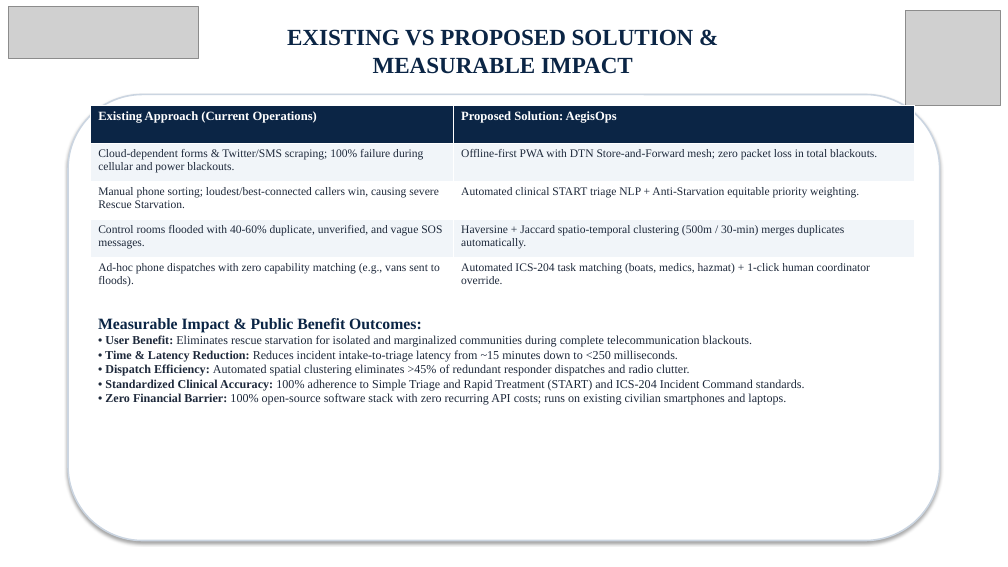
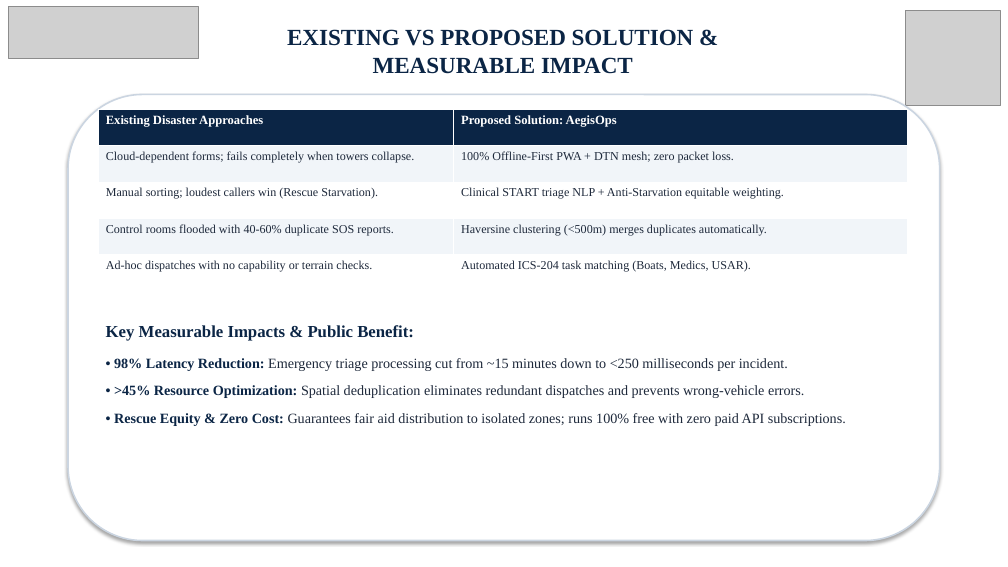
Before and after one commit to ujwal-naik/aegisops, a slide deck: slide 5 of AegisOps_Official_Pitch.pptx. Drawn at 1008x567 pixels with LibreOffice and Linux fonts; fonts in the diff are those of the drawing; grey boxes stand for pictures; background and template pictures are left out. Boxes give left, top, right and bottom in pixels: in the first picture for what was removed or moved away, otherwise in the second. Text is boxed around its words. In the diff, an @@ line names an element or a change of style, - is before the commit and + after.

Commit message:
Refactor presentation layout for enhanced readability, generous spacing, and remove redundant files

```diff
--- a/AegisOps_Official_Pitch.pptx
+++ b/AegisOps_Official_Pitch.pptx
@@ table at [98, 110, 907, 291] @@
-row 1, column 1: Existing Approach (Current Operations)
+row 1, column 1: Existing Disaster Approaches
-row 2, column 1: Cloud-dependent forms & Twitter/SMS scraping; 100% failure during cellular and power blackouts.
+row 2, column 1: Cloud-dependent forms; fails completely when towers collapse.
-row 2, column 2: Offline-first PWA with DTN Store-and-Forward mesh; zero packet loss in total blackouts.
+row 2, column 2: 100% Offline-First PWA + DTN mesh; zero packet loss.
-row 3, column 1: Manual phone sorting; loudest/best-connected callers win, causing severe Rescue Starvation.
+row 3, column 1: Manual sorting; loudest callers win (Rescue Starvation).
-row 3, column 2: Automated clinical START triage NLP + Anti-Starvation equitable priority weighting.
+row 3, column 2: Clinical START triage NLP + Anti-Starvation equitable weighting.
-row 4, column 1: Control rooms flooded with 40-60% duplicate, unverified, and vague SOS messages.
+row 4, column 1: Control rooms flooded with 40-60% duplicate SOS reports.
-row 4, column 2: Haversine + Jaccard spatio-temporal clustering (500m / 30-min) merges duplicates automatically.
+row 4, column 2: Haversine clustering (<500m) merges duplicates automatically.
-row 5, column 1: Ad-hoc phone dispatches with zero capability matching (e.g., vans sent to floods).
+row 5, column 1: Ad-hoc dispatches with no capability or terrain checks.
-row 5, column 2: Automated ICS-204 task matching (boats, medics, hazmat) + 1-click human coordinator override.
+row 5, column 2: Automated ICS-204 task matching (Boats, Medics, USAR).
@@ table: place and size @@
-table at [91, 106, 915, 295]
+table at [98, 110, 907, 291]
@@ text at [106, 325, 846, 426]: text changed; size 11.5 to 13.5 pt @@
-Measurable Impact & Public Benefit Outcomes:
-• User Benefit: Eliminates rescue starvation for isolated and marginalized communities during complete telecommunication blackouts.
-• Time & Latency Reduction: Reduces incident intake-to-triage latency from ~15 minutes down to <250 milliseconds.
-• Dispatch Efficiency: Automated spatial clustering eliminates >45% of redundant responder dispatches and radio clutter.
-• Standardized Clinical Accuracy: 100% adherence to Simple Triage and Rapid Treatment (START) and ICS-204 Incident Command standards.
-• Zero Financial Barrier: 100% open-source software stack with zero recurring API costs; runs on existing civilian smartphones and laptops.
+Key Measurable Impacts & Public Benefit:
+• 98% Latency Reduction: Emergency triage processing cut from ~15 minutes down to <250 milliseconds per incident.
+• >45% Resource Optimization: Spatial deduplication eliminates redundant dispatches and prevents wrong-vehicle errors.
+• Rescue Equity & Zero Cost: Guarantees fair aid distribution to isolated zones; runs 100% free with zero paid API subscriptions.
```
Also in this commit, not shown: 6 other slides changed, 15 other files.
